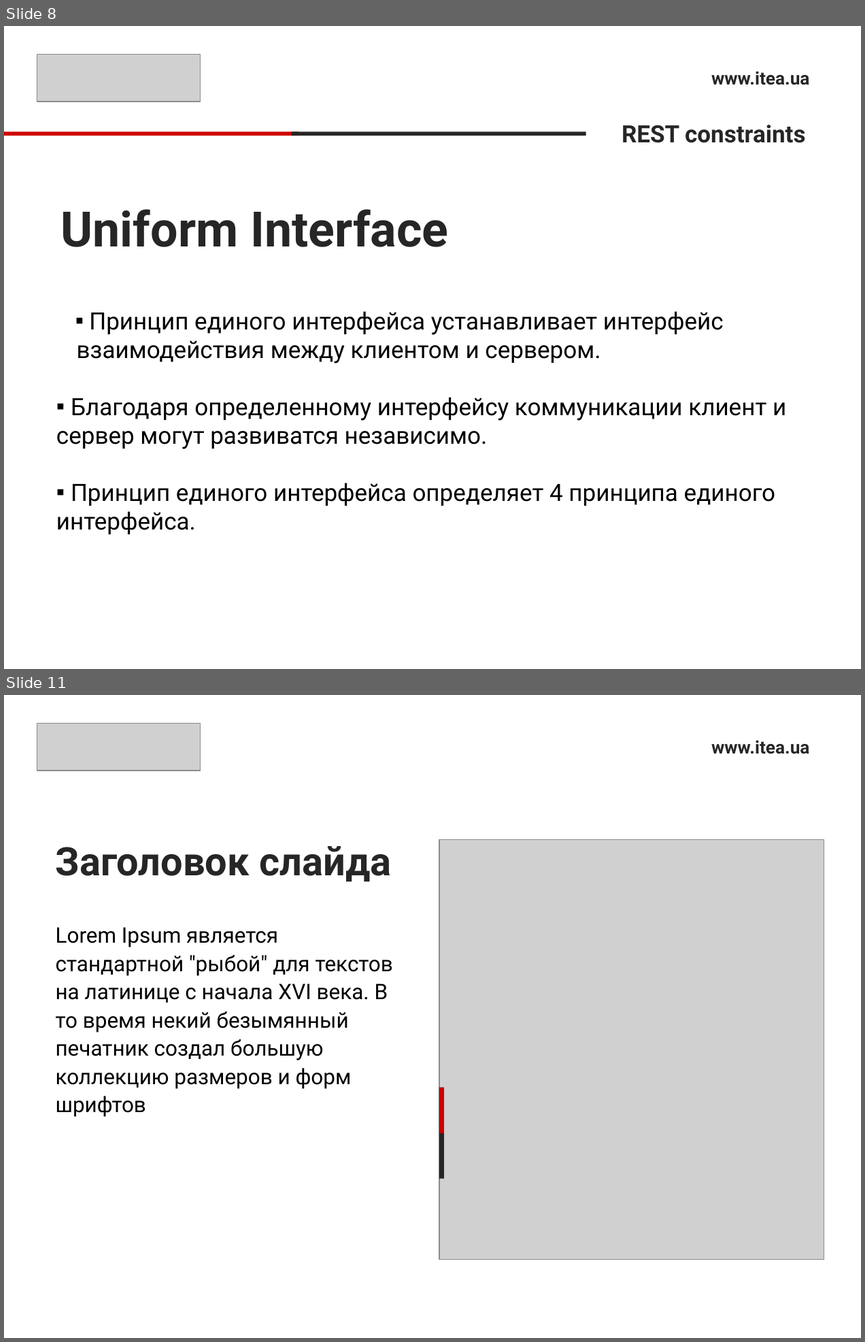
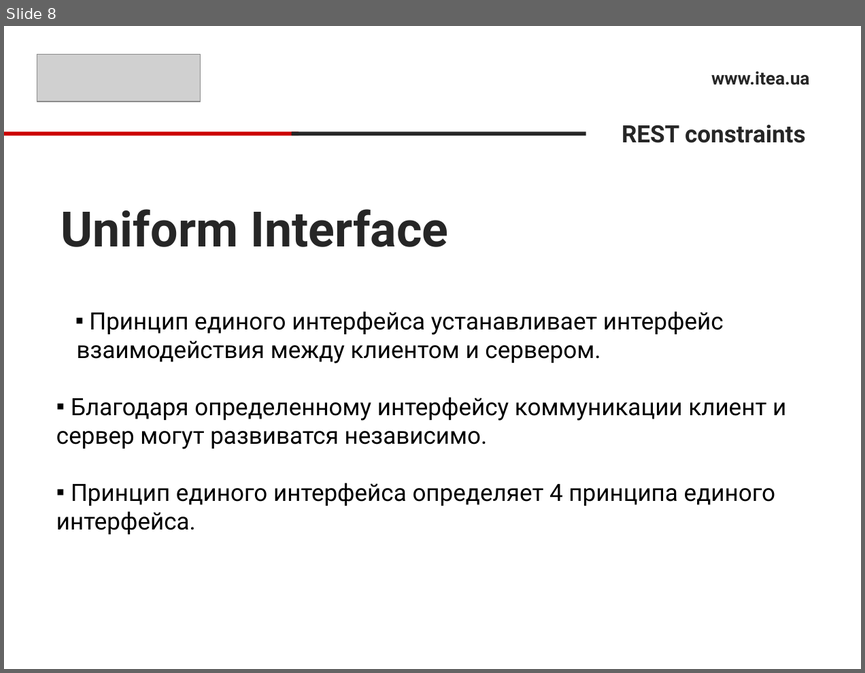
Before and after one commit to sonnov/NetCore, a slide deck: 5.Controller/Controller.pptx. Shown one above the other, each under a label of ours: slides 8 and 11 before the commit, slide 8 after it; the slides between them are not shown. The pictures are 865x1342 and 865x673 pixels, drawn with LibreOffice and Linux fonts; fonts in the diff are those of the drawing; grey boxes stand for pictures. Boxes give left, top, right and bottom in pixels: in the first picture for what was removed or moved away, otherwise in the second. Text is boxed around its words. In the diff, an @@ line names an element or a change of style, - is before the commit and + after.

```diff
--- a/5.Controller/Controller.pptx
+++ b/5.Controller/Controller.pptx
@@ slide 11 removed at <box>4,695,861,1338</box>, background #FFFFFF @@
@@ picture removed at <box>37,724,201,770</box> @@
@@ text removed at <box>711,740,809,754</box> @@
-www.itea.ua
@@ title removed at <box>56,846,391,882</box> @@
-Заголовок слайда
@@ picture removed at <box>439,840,824,1259</box> @@
@@ text removed at <box>56,927,393,1117</box> @@
-Lorem Ipsum является стандартной "рыбой" для текстов на латинице с начала XVI века. В то время некий безымянный печатник создал большую коллекцию размеров и форм шрифтов
@@ rectangle removed at <box>439,1087,445,1178</box> @@
@@ rectangle removed at <box>439,1087,445,1133</box> @@
```
Also in this commit, not shown: 1 slide changed, 7 slides added, 8 other slides removed.
